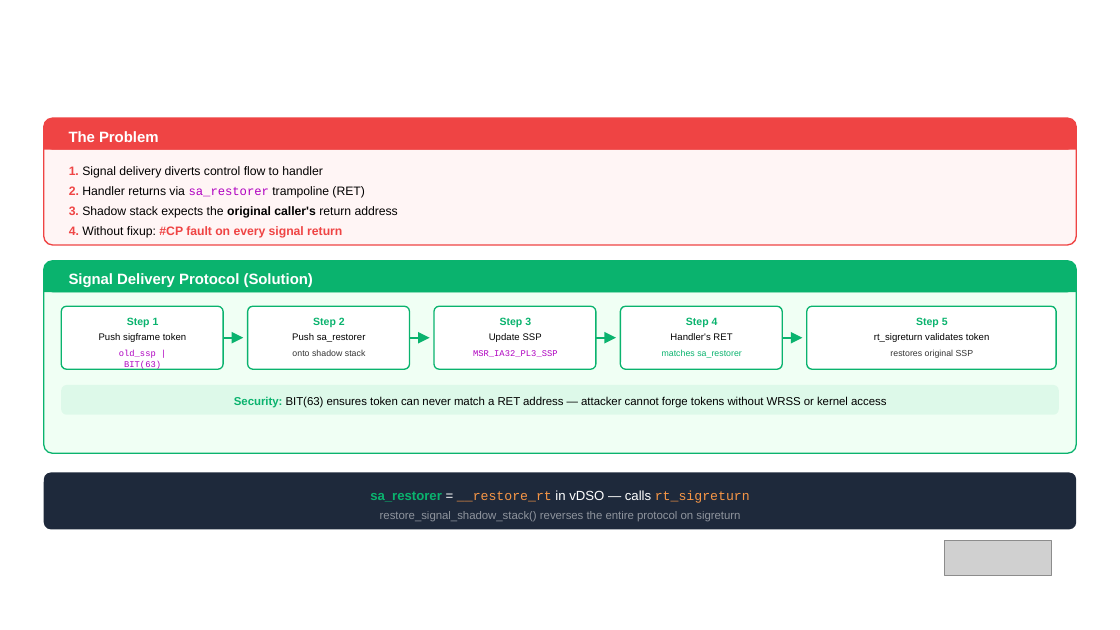
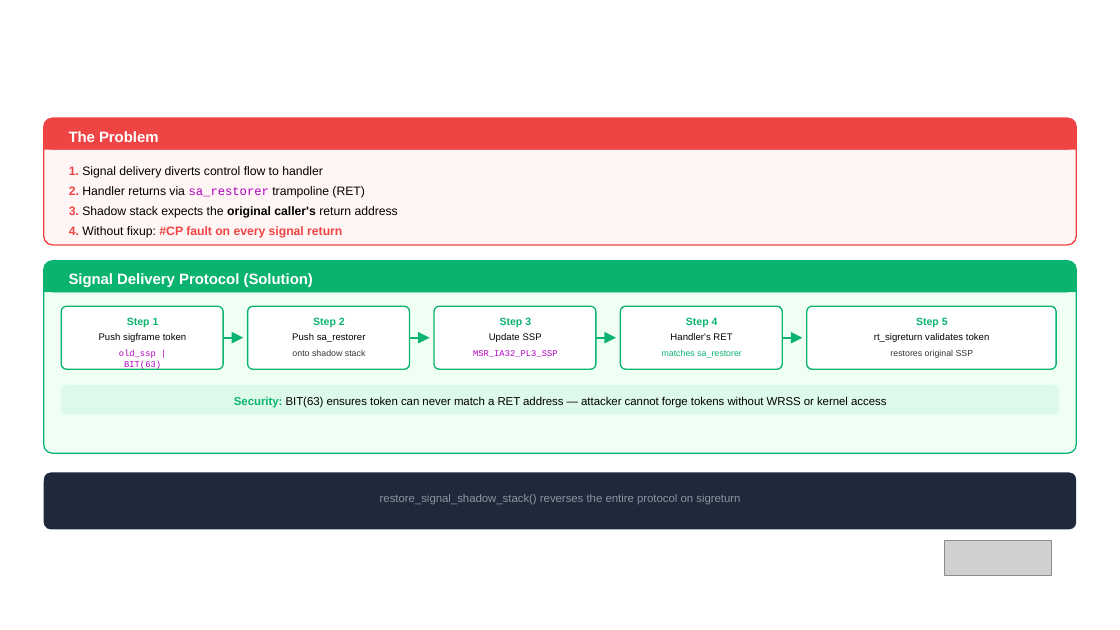
Before and after one commit to init-jt/cet-linux-summit-na26, a slide deck: slide 12 of slides/Intel_CET_Linux_Summit_NA_2026.pptx. Drawn at 1120x630 pixels with LibreOffice and Linux fonts; fonts in the diff are those of the drawing; grey boxes stand for pictures; background and template pictures are left out. Boxes give left, top, right and bottom in pixels: in the first picture for what was removed or moved away, otherwise in the second. Text is boxed around its words. In the diff, an @@ line names an element or a change of style, - is before the commit and + after.

Commit message:
Edit to the slides

```diff
--- a/slides/Intel_CET_Linux_Summit_NA_2026.pptx
+++ b/slides/Intel_CET_Linux_Summit_NA_2026.pptx
@@ text "restore_signal_shadow_stack() reverses the entire protocol ...": place and size @@
-text "restore_signal_shadow_stack() reverses the entire protocol ..." at box(380, 511, 740, 521)
+text "restore_signal_shadow_stack() reverses the entire protocol ..." at box(380, 494, 740, 504)
@@ text removed at box(370, 490, 750, 503) @@
-sa_restorer = __restore_rt in vDSO — calls rt_sigreturn
```
Also in this commit, not shown: 3 other slides changed.
